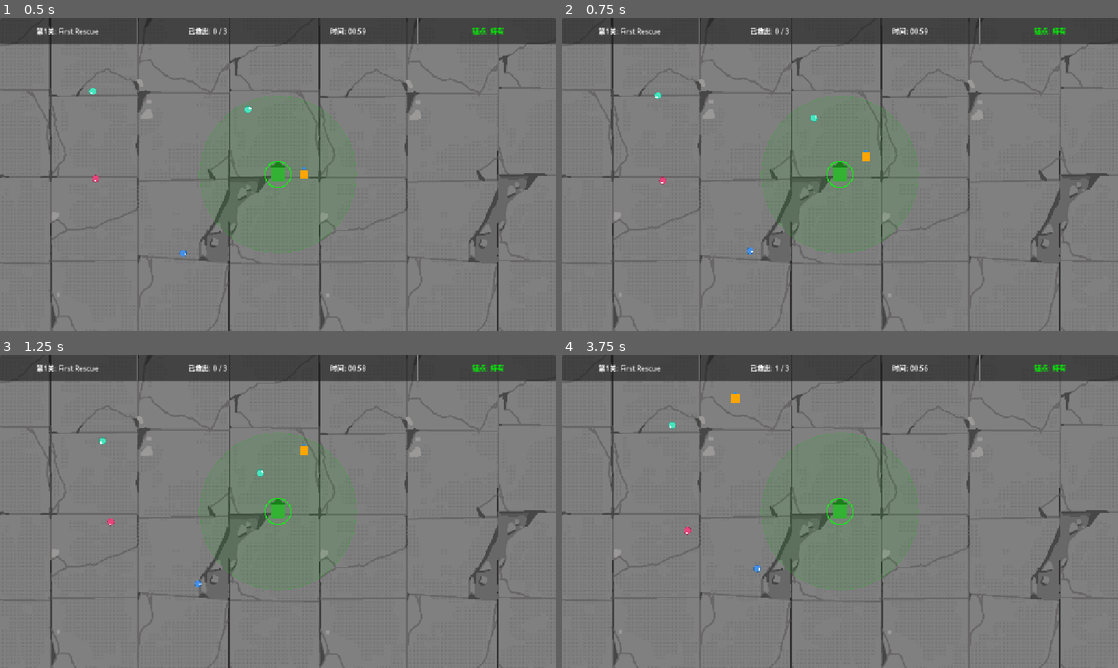
Above: before the commit, frames 1-4 (two rows, left to right).
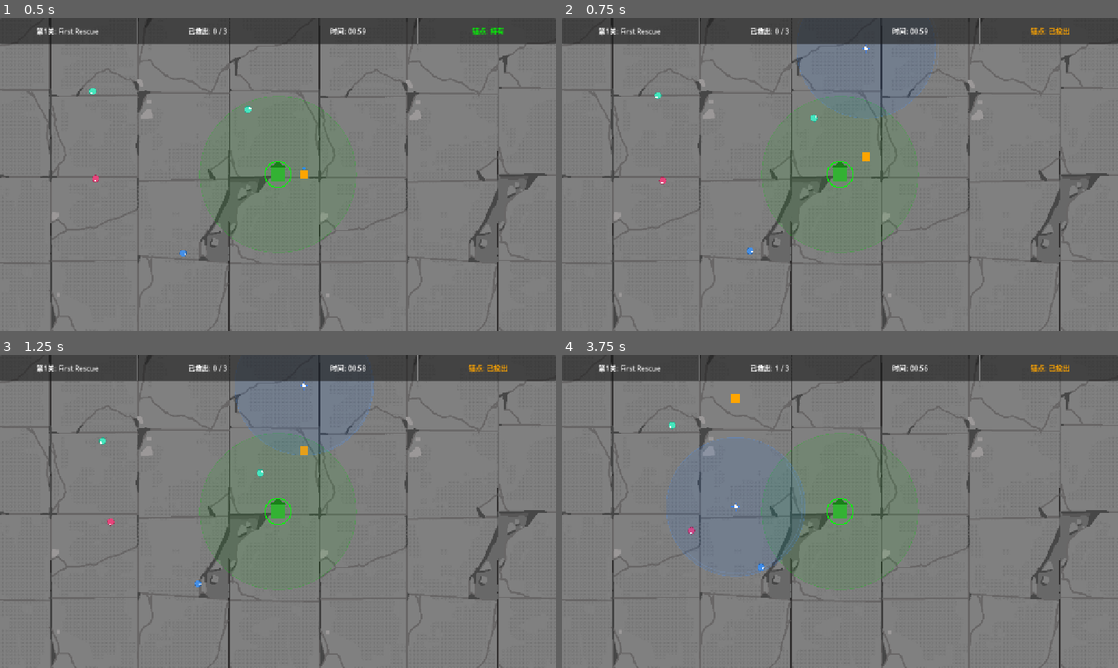
Above: after the commit, the same moments.

Repository: kunk70352-png/Safe-Anchor
Game: Godot game, scene res://src/main/main.tscn
Same seed, same stepped clock (60 frames per second), same inputs: the game is played once before the commit and once after it.
Inputs:
- Up to frame 1 (0.5 s): no input
- Up to frame 2 (0.75 s): hold W (move_up) from 0.53 s (still down); tap Space (charge_throw) at 0.6 s
- Up to frame 3 (1.25 s): keep holding W (move_up)
- Up to frame 4 (3.75 s): tap Space (charge_throw) every 0.75 s from 1.35 to 3.6 s; release W (move_up) at 2.03 s; hold A (move_left) 2.03-3.53 s; hold S (move_down) from 3.53 s (still down)

Frame 1 is identical in both runs. In frame 2, 0.2% of the frame differs, in the area x 42-92%, y 2-43%; in frame 3, 0.3%; in frame 4, 0.5%, in the area x 18-92%, y 2-71%.
Error before the commit: Invalid access to property or key 'attraction_radius' on a base object of type 'Nil'. (res://src/player/player.gd:117)

Commit message:
修复anchor_data空指针

Diff:
--- a/src/player/player.gd
+++ b/src/player/player.gd
@@ -22,6 +22,8 @@
 
 func _ready() -> void:
 	add_to_group("player")
+	if not anchor_data:
+		anchor_data = load("res://resources/default_anchor.tres")
 
 
 func _physics_process(delta: float) -> void:
